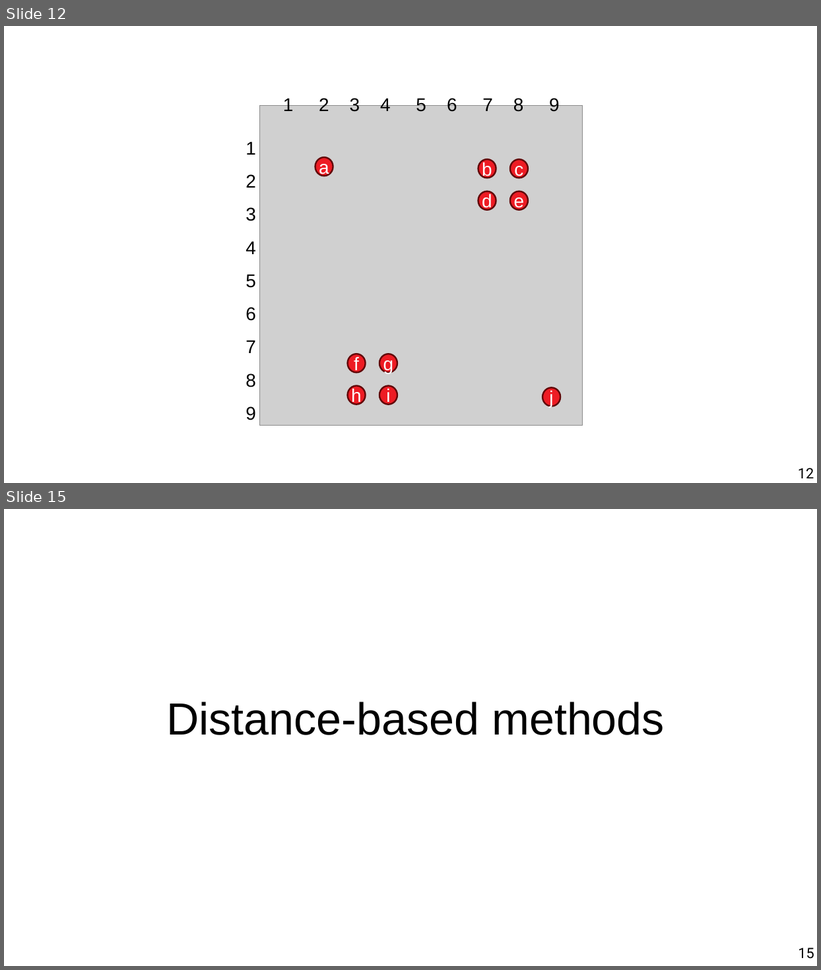
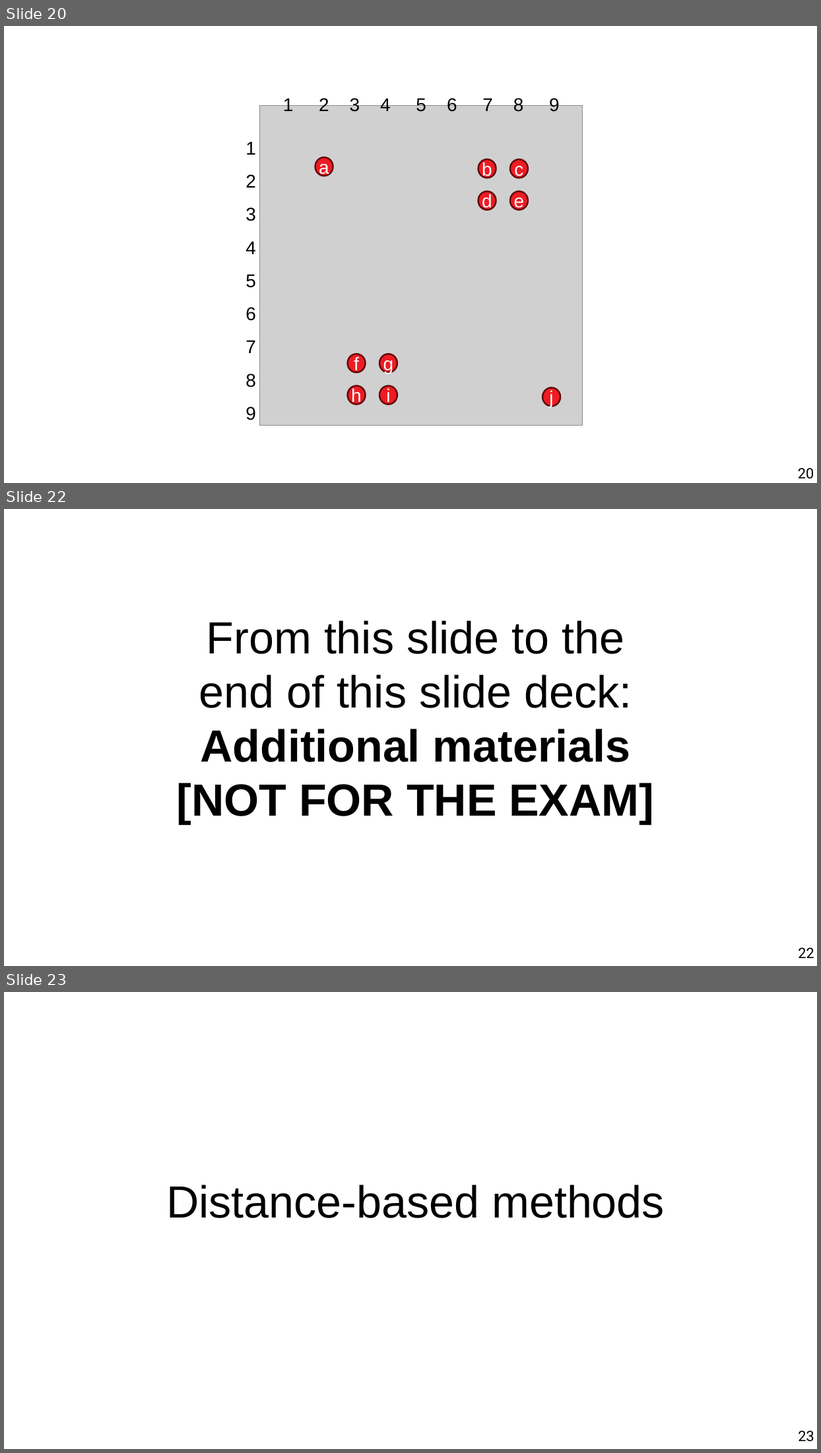
Before and after one commit to chatox/data-mining-course, a slide deck: theory/odp/tt21_outliers_isolation.odp. Shown one above the other, each under a label of ours: slides 12 and 15 before the commit, slides 20, 22 and 23 after it; the slides between them are not shown. The pictures are 821x970 and 821x1453 pixels, drawn with LibreOffice and Linux fonts; fonts in the diff are those of the drawing; grey boxes stand for pictures. Boxes give left, top, right and bottom in pixels: in the first picture for what was removed or moved away, otherwise in the second. Text is boxed around its words. In the diff, an @@ line names an element or a change of style, - is before the commit and + after.

```diff
--- a/theory/odp/tt21_outliers_isolation.odp
+++ b/theory/odp/tt21_outliers_isolation.odp
@@ slide 22 added at (x1=4, y1=509, x2=817, y2=966), background #FFFFFF @@
@@ title added at (x1=176, y1=621, x2=654, y2=824), 44 pt, text #000000 @@
+From this slide to the
+end of this slide deck:
+Additional materials
+[NOT FOR THE EXAM]
@@ page number added at (x1=798, y1=948, x2=814, y2=958), 14 pt, text #000000 @@
+22
@@ what was slide 12 is now slide 20 @@
@@ page number at (x1=798, y1=468, x2=814, y2=479): text changed @@
-12
+20
@@ what was slide 15 is now slide 23 @@
@@ page number at (x1=798, y1=1431, x2=814, y2=1442): text changed @@
-15
+23
```
Also in this commit, not shown: 11 slides changed, 8 other slides added, 1 slide removed, 2 other files.
